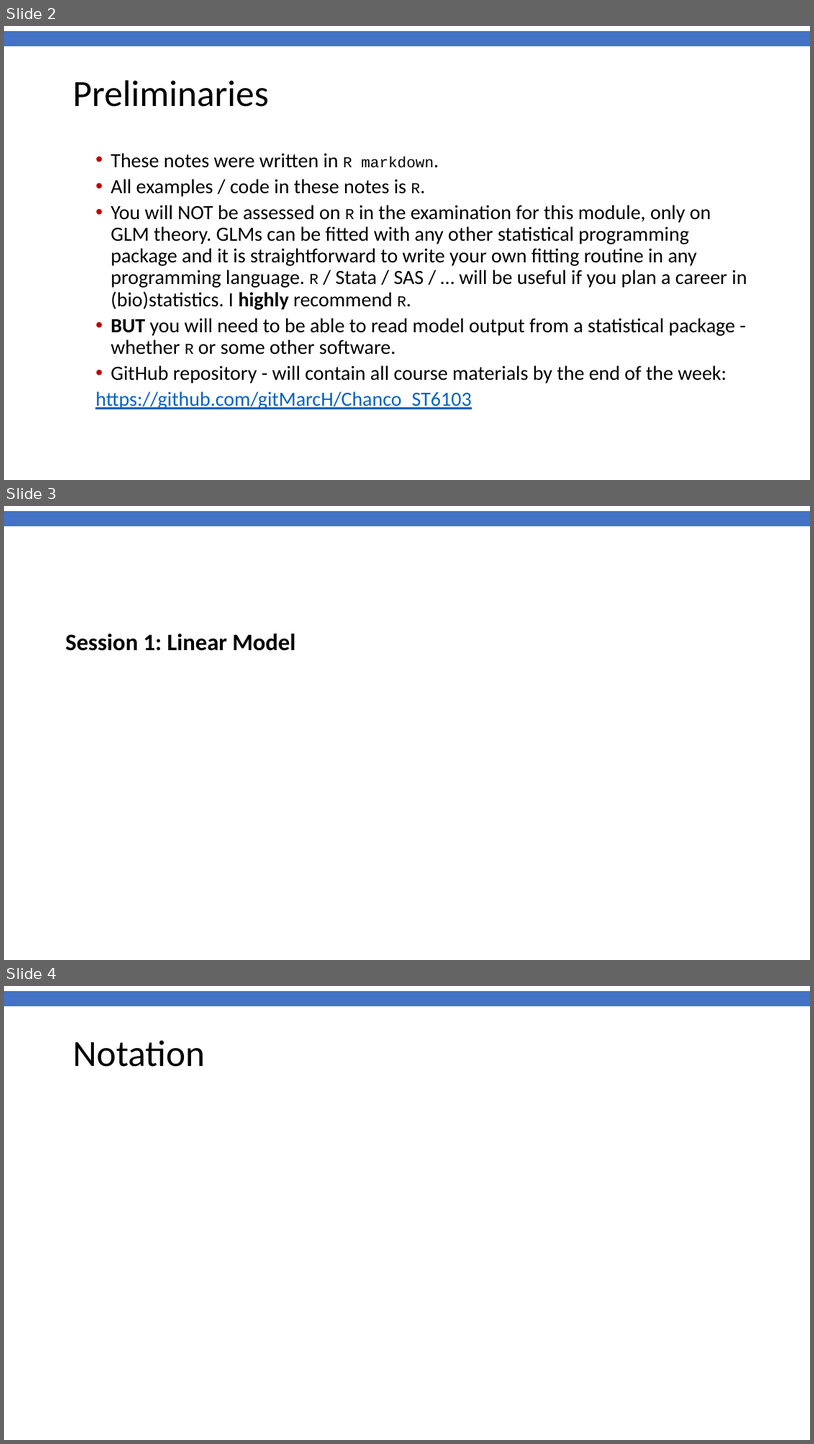
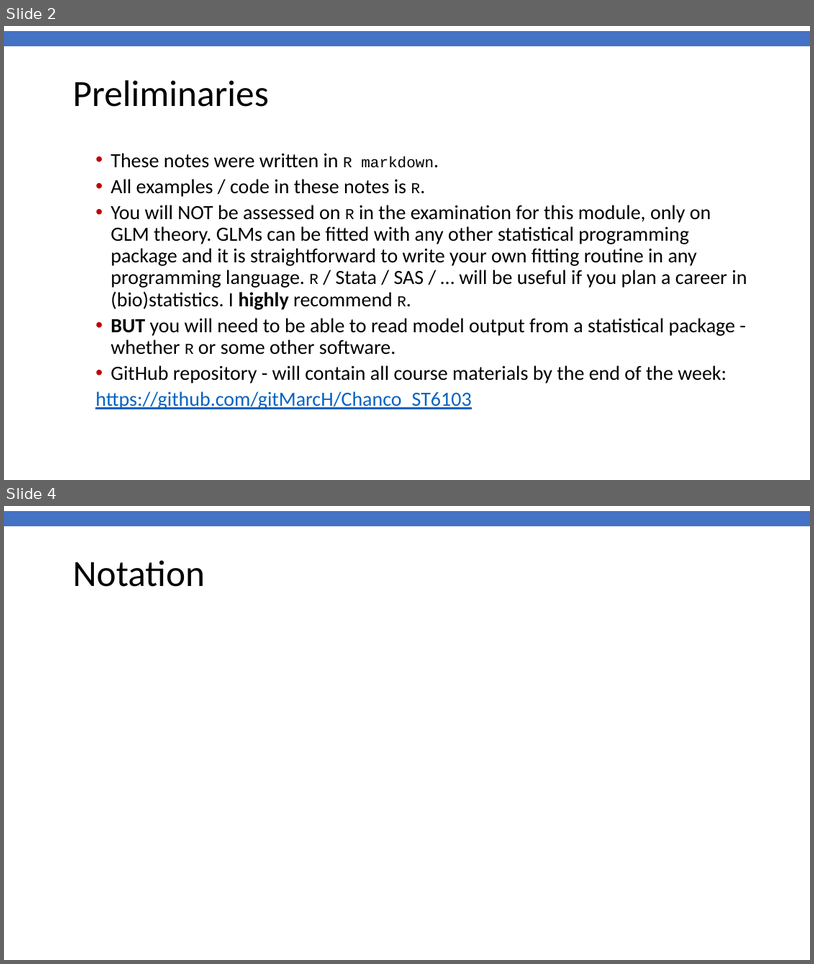
Before and after one commit to gitMarcH/Chanco_ST6103, a slide deck: Chanco_ST6103_GLM_2019_Henrion_Session1.pptx. Shown one above the other, each under a label of ours: slides 2, 3 and 4 before the commit, slides 2 and 4 after it; the slides between them are not shown. The pictures are 814x1444 and 814x964 pixels, drawn with LibreOffice and Linux fonts; fonts in the diff are those of the drawing; background and template pictures are left out. Boxes give left, top, right and bottom in pixels: in the first picture for what was removed or moved away, otherwise in the second. Text is boxed around its words. In the diff, an @@ line names an element or a change of style, - is before the commit and + after.

```diff
--- a/Chanco_ST6103_GLM_2019_Henrion_Session1.pptx
+++ b/Chanco_ST6103_GLM_2019_Henrion_Session1.pptx
@@ slide 3 removed at <box>4,506,810,960</box>, background #FFFFFF; not listed: 1 template element that a slide beside it also shows @@
@@ text removed at <box>65,633,296,651</box> @@
-Session 1: Linear Model
```
Also in this commit, not shown: 1 slide added, 1 other file.
